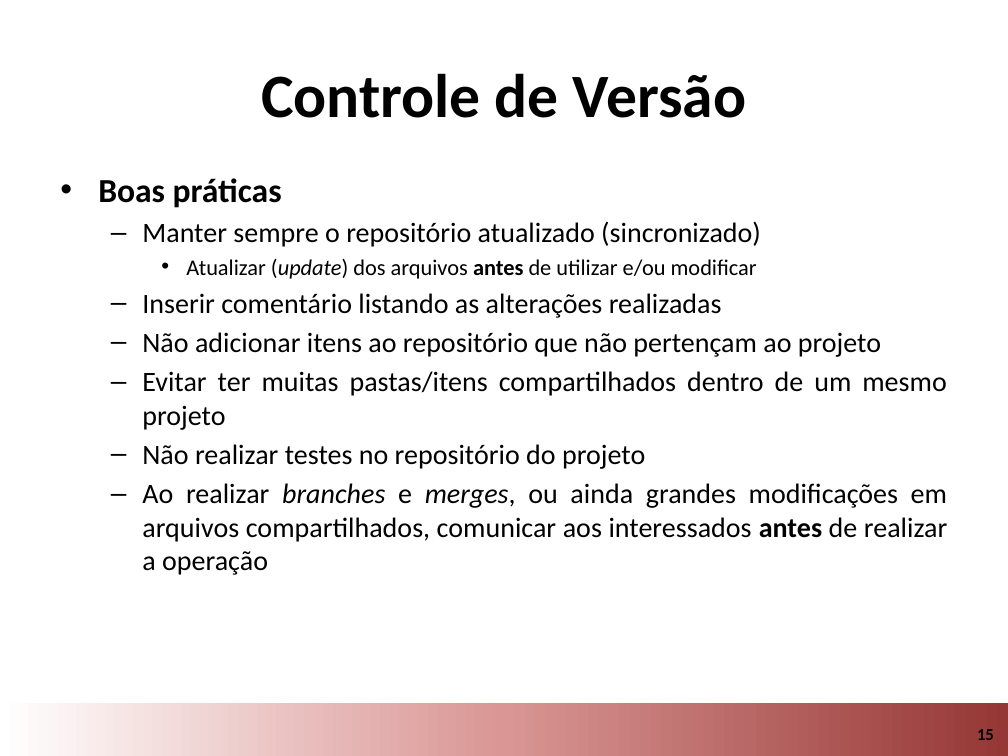
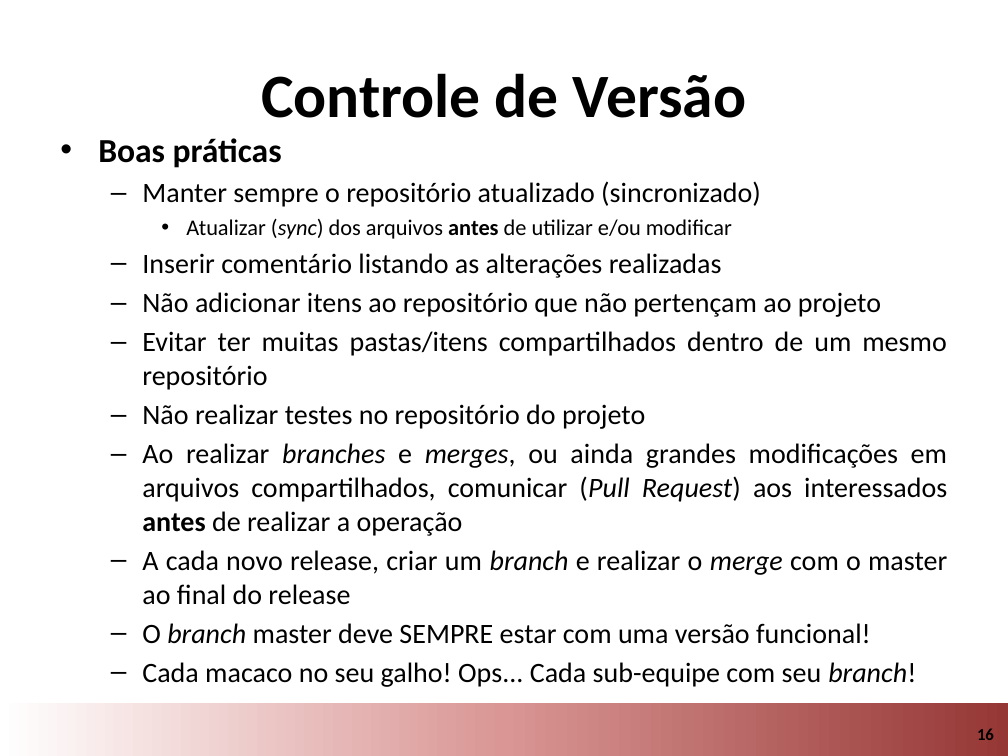
Before and after one commit to ESEGroup/mytinyPoll, a slide deck: slide 16 of Material de Referencia/Controle de Versao.pptx (slide 15 before the commit). Drawn at 1008x756 pixels with LibreOffice and Linux fonts; fonts in the diff are those of the drawing; background and template pictures are left out. Boxes give left, top, right and bottom in pixels: in the first picture for what was removed or moved away, otherwise in the second. Text is boxed around its words. In the diff, an @@ line names an element or a change of style, - is before the commit and + after.

Commit message:
Versão final da aula
Preparem se para o controle de versao!

```diff
--- a/Material de Referencia/Controle de Versao.pptx
+++ b/Material de Referencia/Controle de Versao.pptx
@@ text "Boas práticas": place and size @@
-text "Boas práticas" at (98, 178, 947, 575)
+text "Boas práticas" at (98, 138, 947, 687)
@@ text at (186, 219, 732, 239): text changed @@
-    • Atualizar (update) dos arquivos antes de utilizar e/ou modificar
+    • Atualizar (sync) dos arquivos antes de utilizar e/ou modificar
@@ text at (142, 331, 947, 390): text changed @@
-  – Evitar ter muitas pastas/itens compartilhados dentro de um mesmo projeto
+  – Evitar ter muitas pastas/itens compartilhados dentro de um mesmo repositório
@@ text at (142, 443, 947, 687): text changed @@
-  – Ao realizar branches e merges, ou ainda grandes modificações em arquivos compartilhados, comunicar aos interessados antes de realizar a operação
+  – Ao realizar branches e merges, ou ainda grandes modificações em arquivos compartilhados, comunicar (Pull Request) aos interessados antes de realizar a operação
+  – A cada novo release, criar um branch e realizar o merge com o master ao final do release
+  – O branch master deve SEMPRE estar com uma versão funcional!
+  – Cada macaco no seu galho! Ops... Cada sub-equipe com seu branch!
@@ page number at (977, 728, 994, 740): text changed @@
-15
+16
```
Also in this commit, not shown: 1 other slide changed, 2 slides added.
